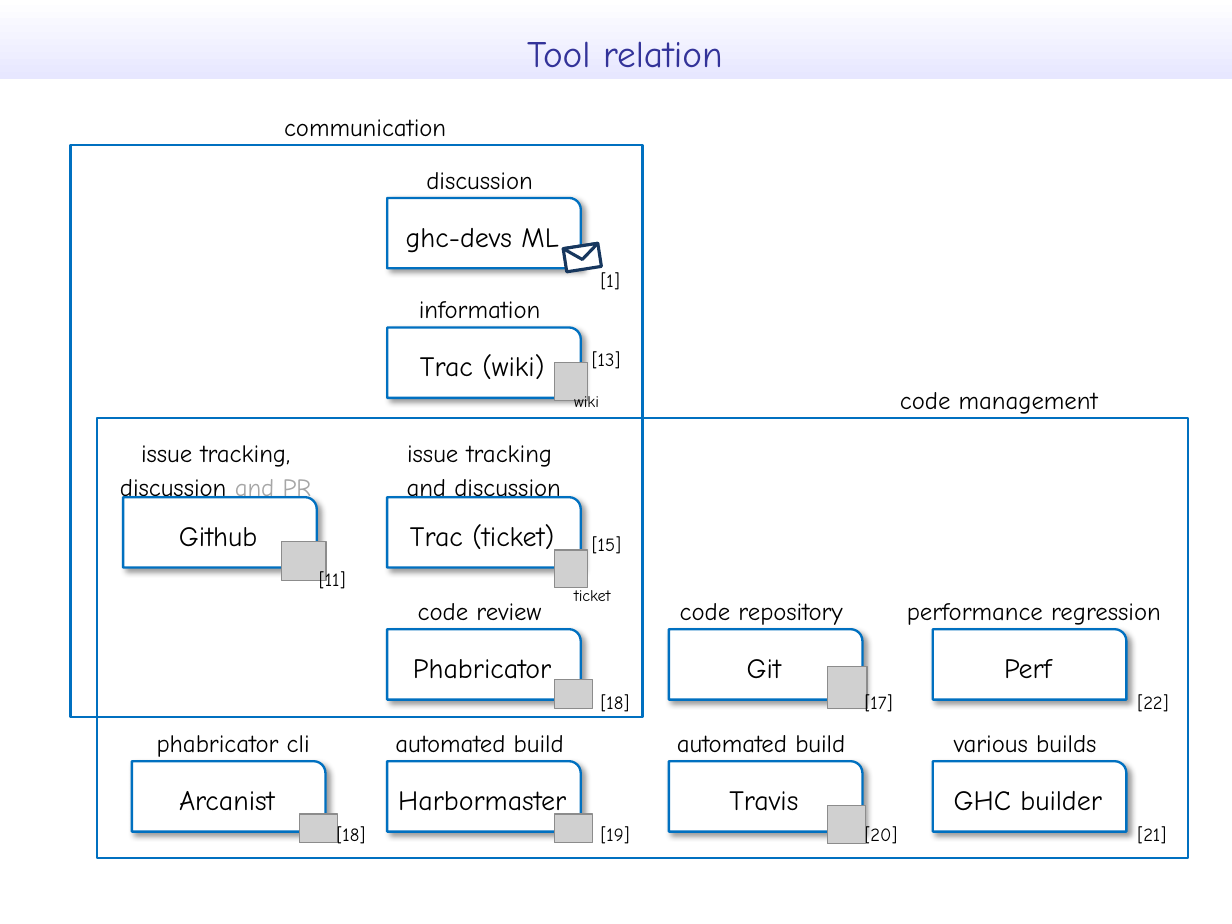
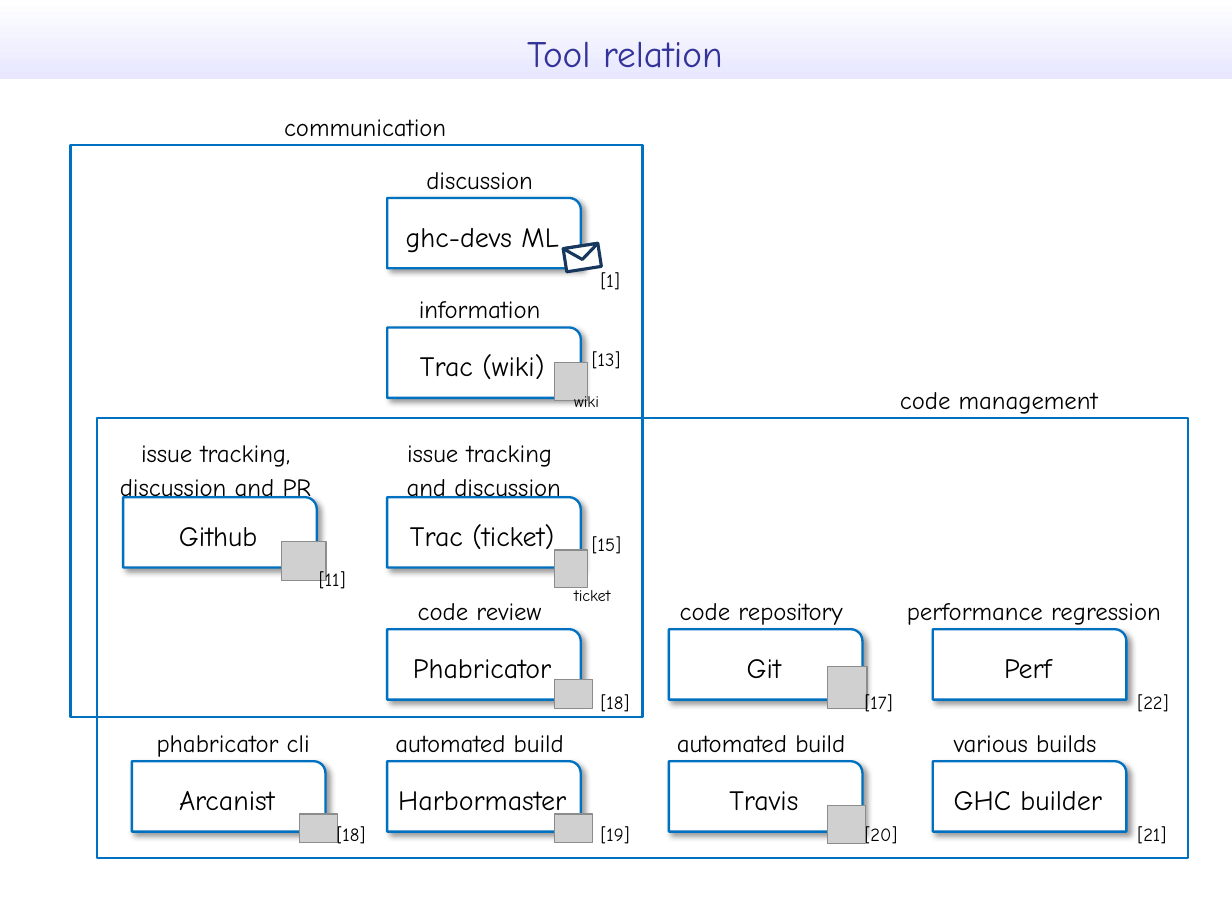
Before and after one commit to takenobu-hs/ghc-development-flow, a slide deck: slide 17 of src/ghc_development_flow.pptx. Drawn at 1232x924 pixels with LibreOffice and Linux fonts; fonts in the diff are those of the drawing; grey boxes stand for pictures. Boxes give left, top, right and bottom in pixels: in the first picture for what was removed or moved away, otherwise in the second. Text is boxed around its words. In the diff, an @@ line names an element or a change of style, - is before the commit and + after.

```diff
--- a/src/ghc_development_flow.pptx
+++ b/src/ghc_development_flow.pptx
@@ text at (120,479,312,505): text colour #A6A6A6 to #000000 in "and PR" @@
```
Also in this commit, not shown: 10 other slides changed, 2 other files.
